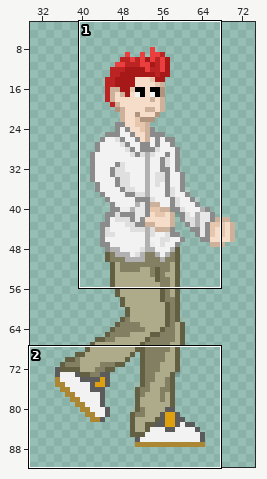
One commit to this sprite sheet: sprites/spr_player_run/446b8831-f03c-4e7d-992c-5ff6e2cf9c47.png. The picture above shows the old version from afar; the outline marks the close-up.
Close-up. As it was:
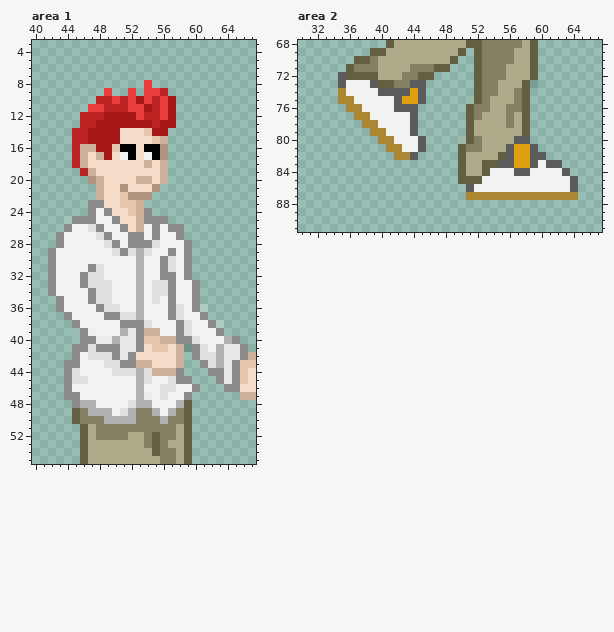
The file is 100x100 pixels. Pixels under 10% opacity are left out. Colours within 5 levels of each other are drawn and written as one. Shown: area 1: x 40..67, y 3..55; area 2: x 30..67, y 68..91. The wide view leaves out empty margins.
After:
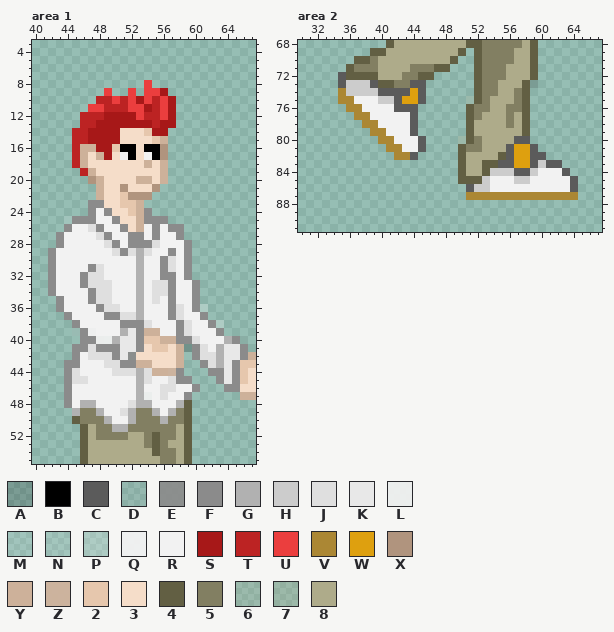
Palette (. is transparent): A #0000002e  B #000000  C #5b5b5b  D #8b8b8b1d  E #8b8b8bed  F #8b8b8b  G #b1b1b1  H #cccccc  J #dfdfdf  K #e8e8e8  L #f1f1f1ef  M #f2f2f21f  N #f2f2f225  P #f2f2f243  Q #f2f2f2f5  R #f2f2f2  S #a71818  T #bc2323  U #eb3e3e  V #ab8734  W #dea00f  X #b0947e  Y #cdb19a  Z #ceb39df6  2 #e6c7ad  3 #f5ddc9  4 #625f43  5 #827f62  6 #aeab8a32  7 #aeab8a42  8 #aeab8a
What changed:
Area 1:
y 9: x 56 T -> S
y 47: x 45 F -> R
y 48: x 44..45 .F -> FR
y 49: x 45 4 -> G; x 47 G -> 5; x 49 G -> R
y 50: x 50..51 GG -> RR
y 51: x 50..51 55 -> GG
Area 2:
y 73: x 36..38 RRR -> HHH
y 74: x 36..39 RRRR -> HHHH
y 75: x 40..41 RR -> HH
y 83: x 60 R -> H
y 84: x 54..56 RRR -> HHH; x 59 R -> H
y 85: x 53 R -> H; x 57..58 RR -> HH
y 86: x 52..53 RR -> HH
Changed places in both close-ups, as pixel boxes (x1, y1, x2, y2):
changed: (160, 88, 168, 96)
changed: (64, 392, 128, 432)
changed: (346, 80, 394, 104)
changed: (474, 160, 546, 192)
